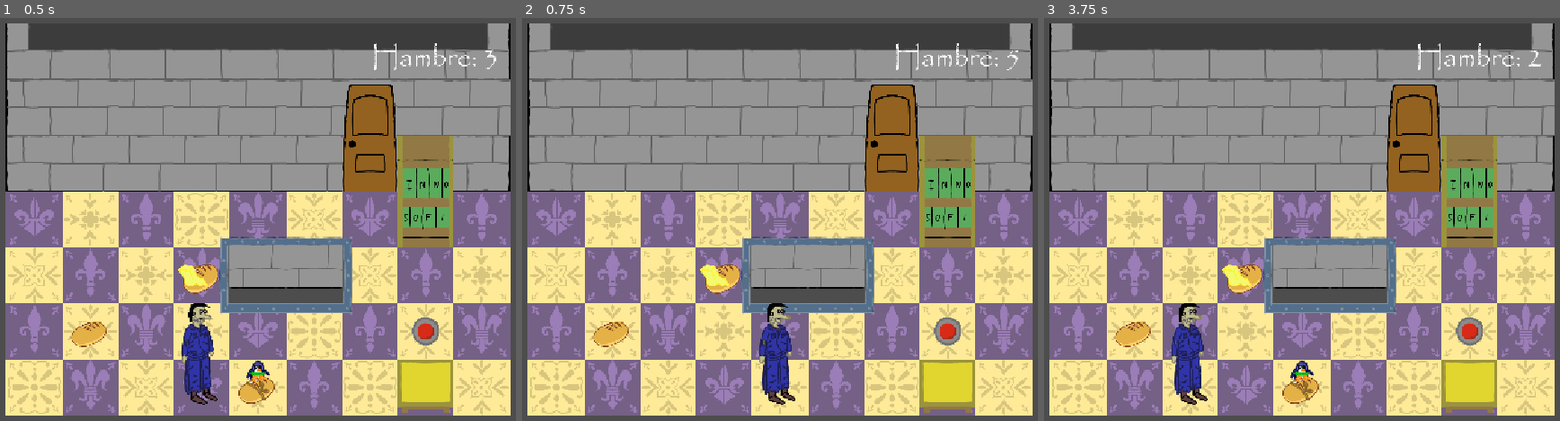
Above: before the commit, frames 1-3 (left to right).
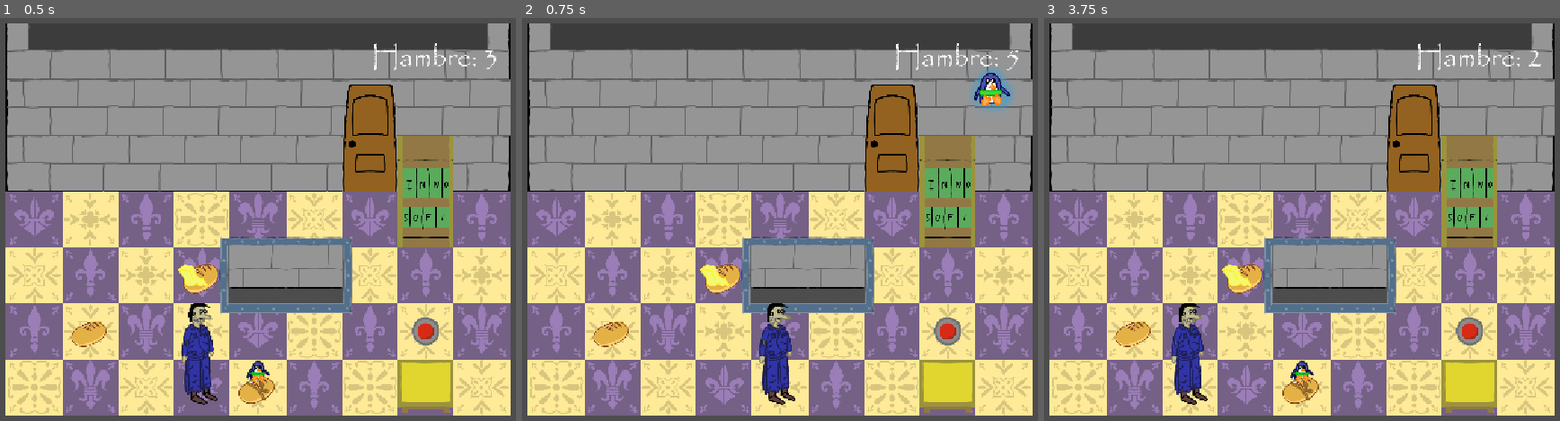
Above: after the commit, the same moments.

Repository: andresfdezc6/pan-sabe-mejor-que-llave-
Game: Godot game, scene res://Scenes/GLOBAL.tscn
The game is run twice, just before and just after one commit, with the same random seed, the same clock (stepped at 60 frames per second) and the same inputs. The engine's default icon, where the game draws it, is replaced by a stand-in: a white triangle on a blue panel in a dark square.
Inputs:
- Up to frame 1 (0.5 s): no input
- Up to frame 2 (0.75 s): tap Enter at 0.5 s; hold Right (right) from 0.53 s (still down); tap Space (interactuar) at 0.6 s
- Up to frame 3 (3.75 s): tap Space (interactuar) at 1.25, 2.1, 2.75, 3.6 s; release Right (right) at 1.28 s; hold S (down) 1.28-2.03 s; tap 1 at 1.35, 2.85 s; tap Enter at 2, 3.5 s; hold Right (right) 2.03-2.78 s; hold Up (up) 2.78-3.53 s; hold Left (left) from 3.53 s (still down)

Frame 1 is identical in both runs. In frame 2, 0.6% of the frame differs, in the area x 87-96%, y 12-23%; in frame 3, nothing differs.

Commit message:
indicador estado añadido

Diff:
--- a/Scenes/nivel_1.tscn
+++ b/Scenes/nivel_1.tscn
@@ -2,6 +2,7 @@
 
 [ext_resource type="PackedScene" uid="uid://cminuue6w0sfq" path="res://Scenes/nivel_base.tscn" id="1_cfwl0"]
 [ext_resource type="AudioStream" uid="uid://ctggb861s2ed0" path="res://assets/sounds/bgm/rosesblue PAN town (melo niveles normales) 133bmp mp3.mp3" id="2_3givb"]
+[ext_resource type="Texture2D" uid="uid://byxuxvr2wo77a" path="res://assets/sprites/federico.png" id="3_ecx5m"]
 
 [node name="nivel_base" unique_id=275302144 instance=ExtResource("1_cfwl0")]
 hambre_inicial = 3
@@ -23,3 +24,8 @@
 offset_right = 768.0
 offset_bottom = -570.0
 theme_override_font_sizes/normal_font_size = 64
+
+[node name="indicador_objeto" parent="." index="6" unique_id=274572565]
+z_index = 5
+position = Vector2(675, -618)
+texture = ExtResource("3_ecx5m")
--- a/Scenes/nivel_base.tscn
+++ b/Scenes/nivel_base.tscn
@@ -240,3 +240,5 @@
 offset_right = 747.0
 offset_bottom = -287.0
 theme_override_font_sizes/normal_font_size = 128
+
+[node name="indicador_objeto" type="Sprite2D" parent="." unique_id=274572565]
--- a/Scripts/nivel_base.gd
+++ b/Scripts/nivel_base.gd
@@ -13,6 +13,7 @@
 @onready var mapa_obstaculos: TileMapLayer = $mapa_obstaculos
 @onready var camara: Camera2D = $Camera2D
 @onready var texto: RichTextLabel = $RichTextLabel
+@onready var indicador: Sprite2D = $indicador_objeto
 @onready var jugador_instancia: CharacterBody2D
 
 #declarado de cosas específicas de cada nivel (editar en el inspector)
@@ -76,7 +77,24 @@
 
 func _process(float) ->void:
 	texto.text = "Hambre: " + str(Global.hambre)
+	cambiar_indicador(Global.efecto)
 
+func cambiar_indicador(efecto: Global.Efectos):
+	var mantequilla: Texture2D = preload("res://assets/sprites/panconmantequilla.png")
+	var fede_off: Texture2D = preload("res://assets/sprites/federico.png")
+	var fede_on: Texture2D = preload("res://assets/sprites/federico_cargado.png")
+	var fede_goku: Texture2D = preload("res://assets/sprites/federico_cargado_ssj.png")
+	if efecto == Global.Efectos.MANTEQUILLA:
+		indicador.texture = mantequilla
+	elif efecto == Global.Efectos.FEDERICO:
+		if Global.federico == Global.Federico.OFF:
+			indicador.texture = fede_off
+		elif Global.federico == Global.Federico.ON:
+			indicador.texture = fede_on
+		if Global.federico == Global.Federico.GOKU:
+			indicador.texture = fede_goku
+	else:
+		indicador.texture = null
 #CAMARA, no sé muy bien lo que hace porque es chatgpetazo
 func centrar_camara_en_puzle(zoom:float) -> void:
 	if not mapa_obstaculos or not camara:
Not shown: 1 places in Scenes/nivel_base.tscn that only renumber resources
